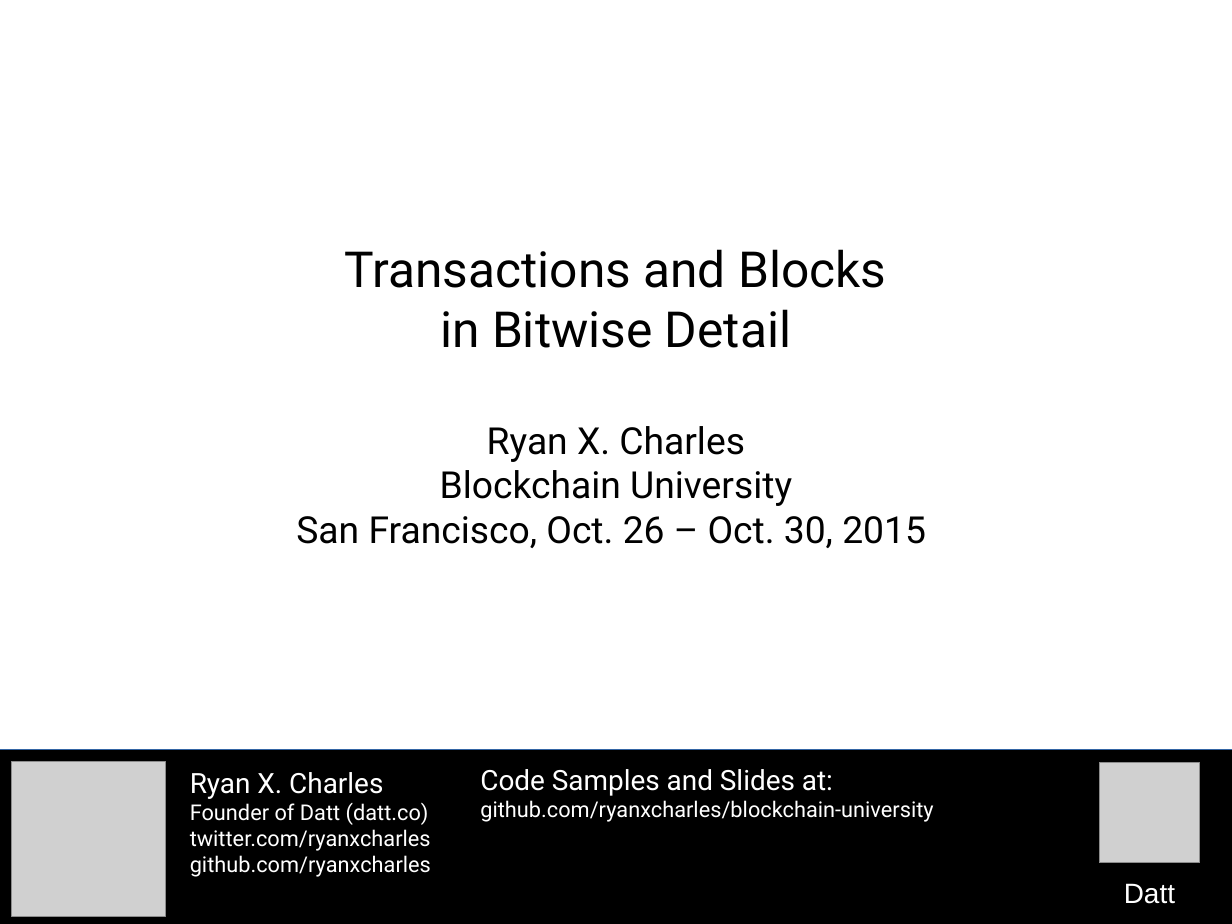
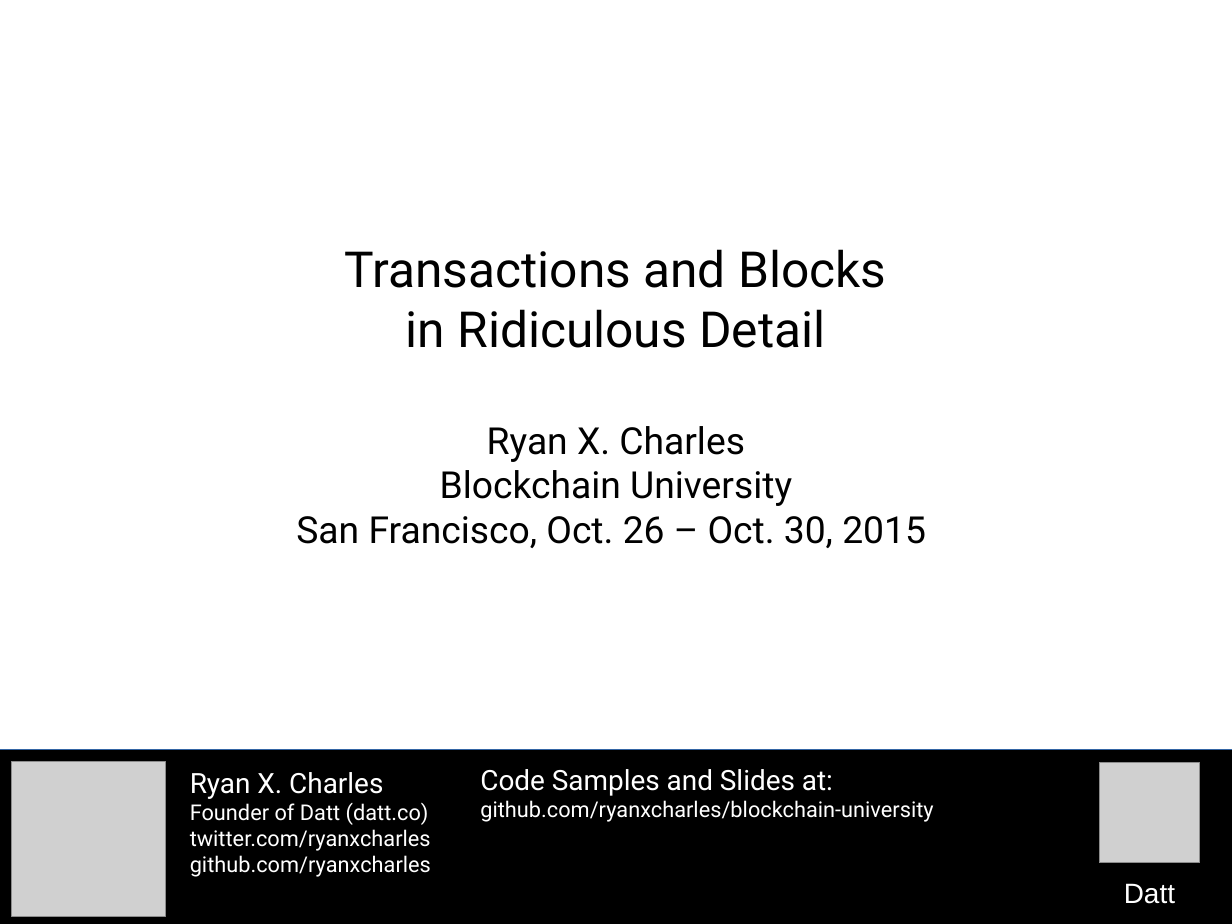
Before and after one commit to camelash/blockchain-university, a slide deck: slide 1 of slides/2015-10-26-transactions-and-blocks.odp. Drawn at 1232x924 pixels with LibreOffice and Linux fonts; fonts in the diff are those of the drawing; grey boxes stand for pictures. Boxes give left, top, right and bottom in pixels: in the first picture for what was removed or moved away, otherwise in the second. Text is boxed around its words. In the diff, an @@ line names an element or a change of style, - is before the commit and + after.

```diff
--- a/slides/2015-10-26-transactions-and-blocks.odp
+++ b/slides/2015-10-26-transactions-and-blocks.odp
@@ subtitle at <box>406,309,825,348</box>: text changed @@
-in Bitwise Detail
+in Ridiculous Detail
```
Also in this commit, not shown: 1 other slide changed, 35 slides added, 1 other file.
